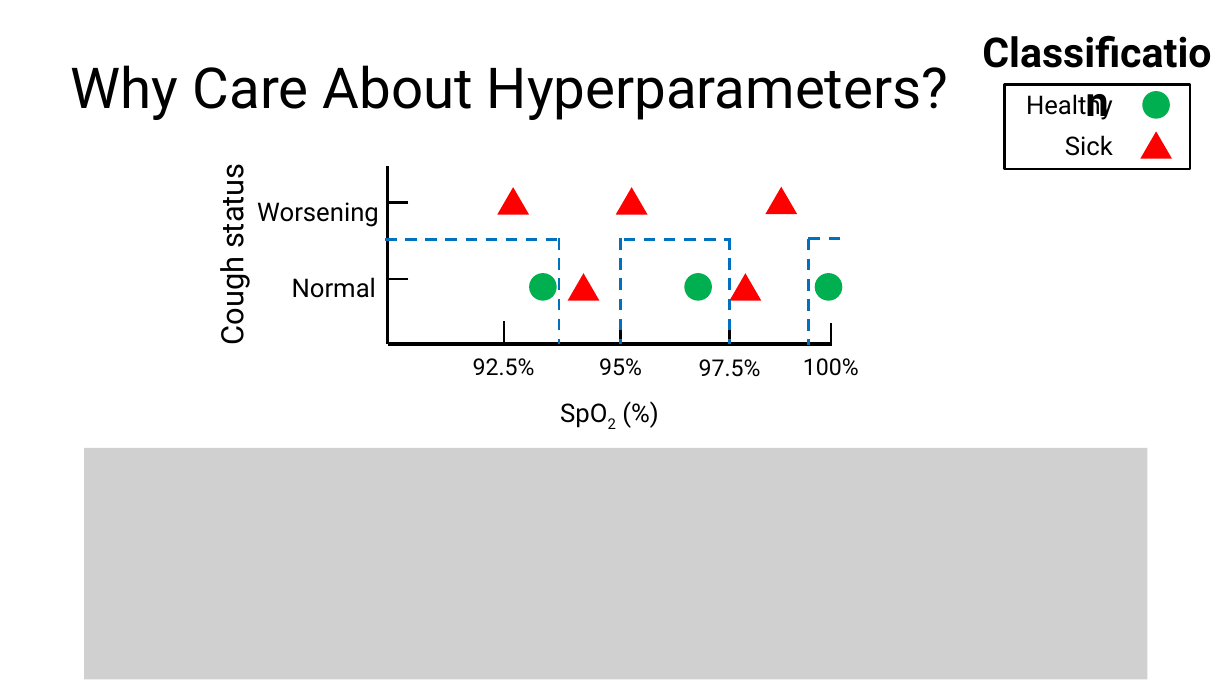
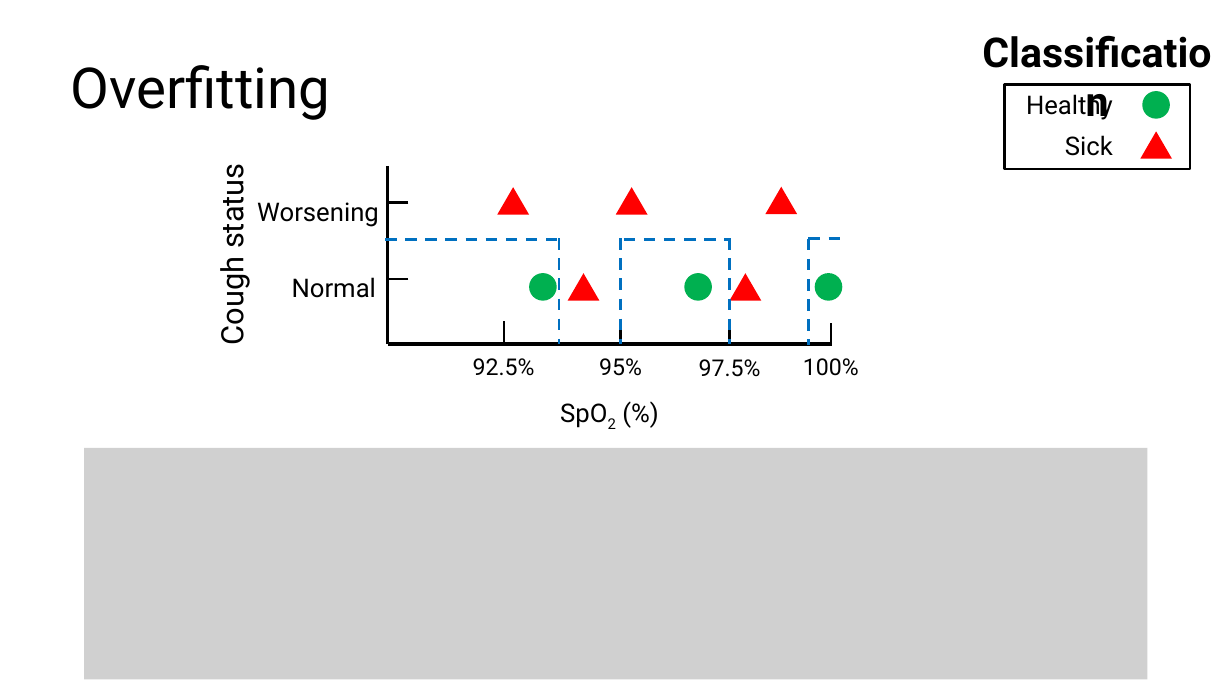
Before and after one commit to C4M-UofT/C4M-UofT.github.io, a slide deck: slide 53 of lectures/winter/6_ml_workflow/MachineLearning_tutorial.pptx (slide 49 before the commit). Drawn at 1232x693 pixels with LibreOffice and Linux fonts; fonts in the diff are those of the drawing; grey boxes stand for pictures. Boxes give left, top, right and bottom in pixels: in the first picture for what was removed or moved away, otherwise in the second. Text is boxed around its words. In the diff, an @@ line names an element or a change of style, - is before the commit and + after.

```diff
--- a/lectures/winter/6_ml_workflow/MachineLearning_tutorial.pptx
+++ b/lectures/winter/6_ml_workflow/MachineLearning_tutorial.pptx
@@ title at (71,65,331,120): text changed @@
-Why Care About Hyperparameters?
+Overfitting
```
Also in this commit, not shown: 6 other slides changed, 2 slides added, 1 other file.
